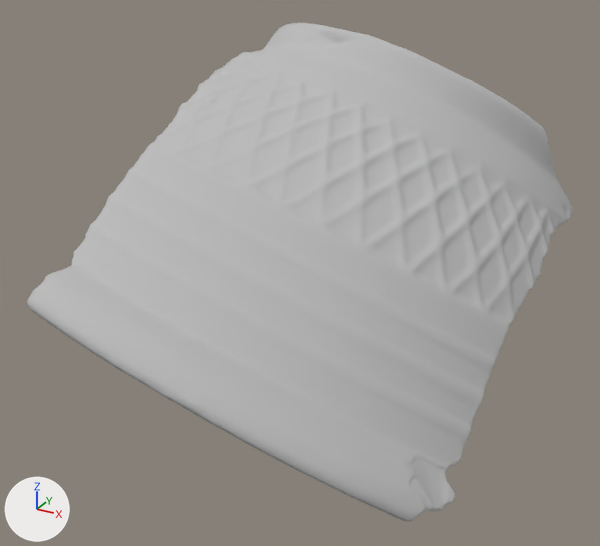
Two versions of the glTF model assets/items/cm433fr7636/cm433fr7636_low.glb, one commit apart.
Before and after are seen from a camera (50 mm lens) standing at (51.8, -138.9, 59.2) and looking at (-22.9, -3.1, -8.7). Lighting does not change. The marker at lower left points along +X, +Y and +Z.

Objects in the first picture: 'Node'.
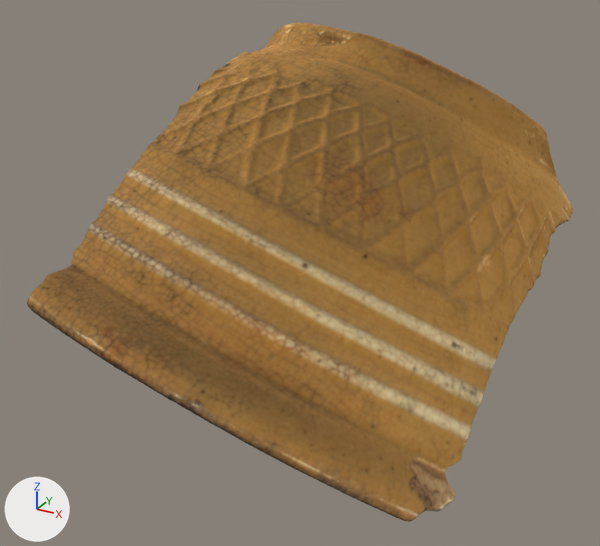
Boxes [x1, y1, x2, y2] around the edits, measured in the pictures (600 x 546 px):
'Node', surface changed (grey to brown)
    both: [27, 23, 573, 522]

What changed in the scene script:
```text
Add img_cm433fr7636_basecolor:
    img_cm433fr7636_basecolor = load_image('cm433fr7636_basecolor', '_unpacked/cm433fr7636_basecolor', 2048, 2048, 'sRGB')
Add img_cm433fr7636_normal:
    img_cm433fr7636_normal = load_image('cm433fr7636_normal', '_unpacked/cm433fr7636_normal', 2048, 2048, 'Non-Color')
Change mat_material_0:
    where n0 = _N.new('ShaderNodeBsdfPrincipled'); n0.name = 'Principled BSDF'
    remove n0.inputs[0].default_value = (0.5, 0.5, 0.5, 1.0)  # 'Base Color', grey #bcbcbc
    add n2 = _N.new('ShaderNodeTexImage'); n2.name = 'Image Texture'
    add n2.image = img_cm433fr7636_basecolor
    add n3 = _N.new('ShaderNodeNormalMap'); n3.name = 'Normal Map'
    add n3.uv_map = 'UVMap'
    add n4 = _N.new('ShaderNodeTexImage'); n4.name = 'Image Texture.001'
    add n4.image = img_cm433fr7636_normal
    add _L.new(n2.outputs[0], n0.inputs[0])  # 'Color' to 'Base Color'
    add _L.new(n3.outputs[0], n0.inputs[5])  # 'Normal' to 'Normal'
    add _L.new(n4.outputs[0], n3.inputs[1])  # 'Color' to 'Color'
```
